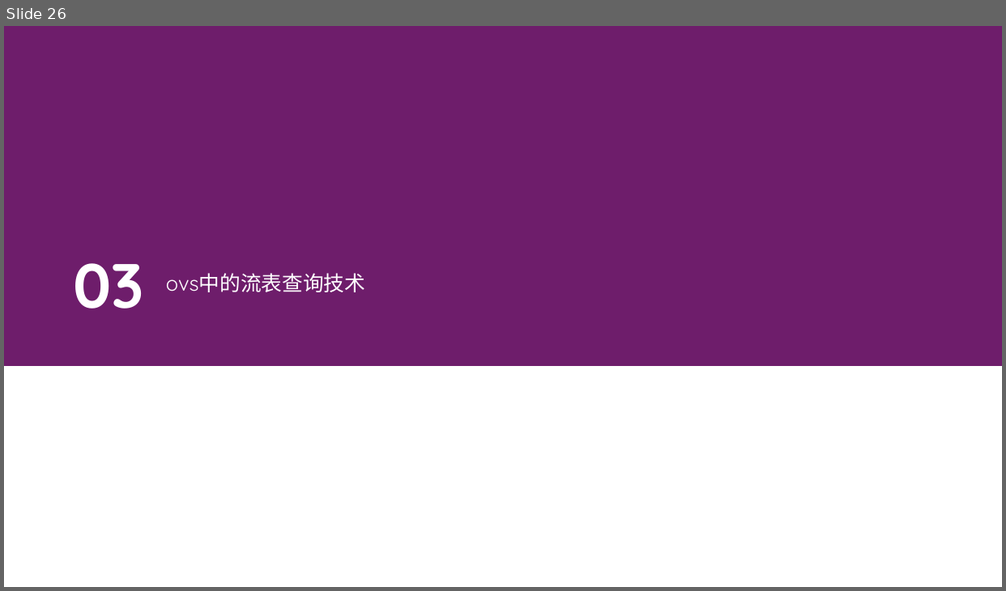
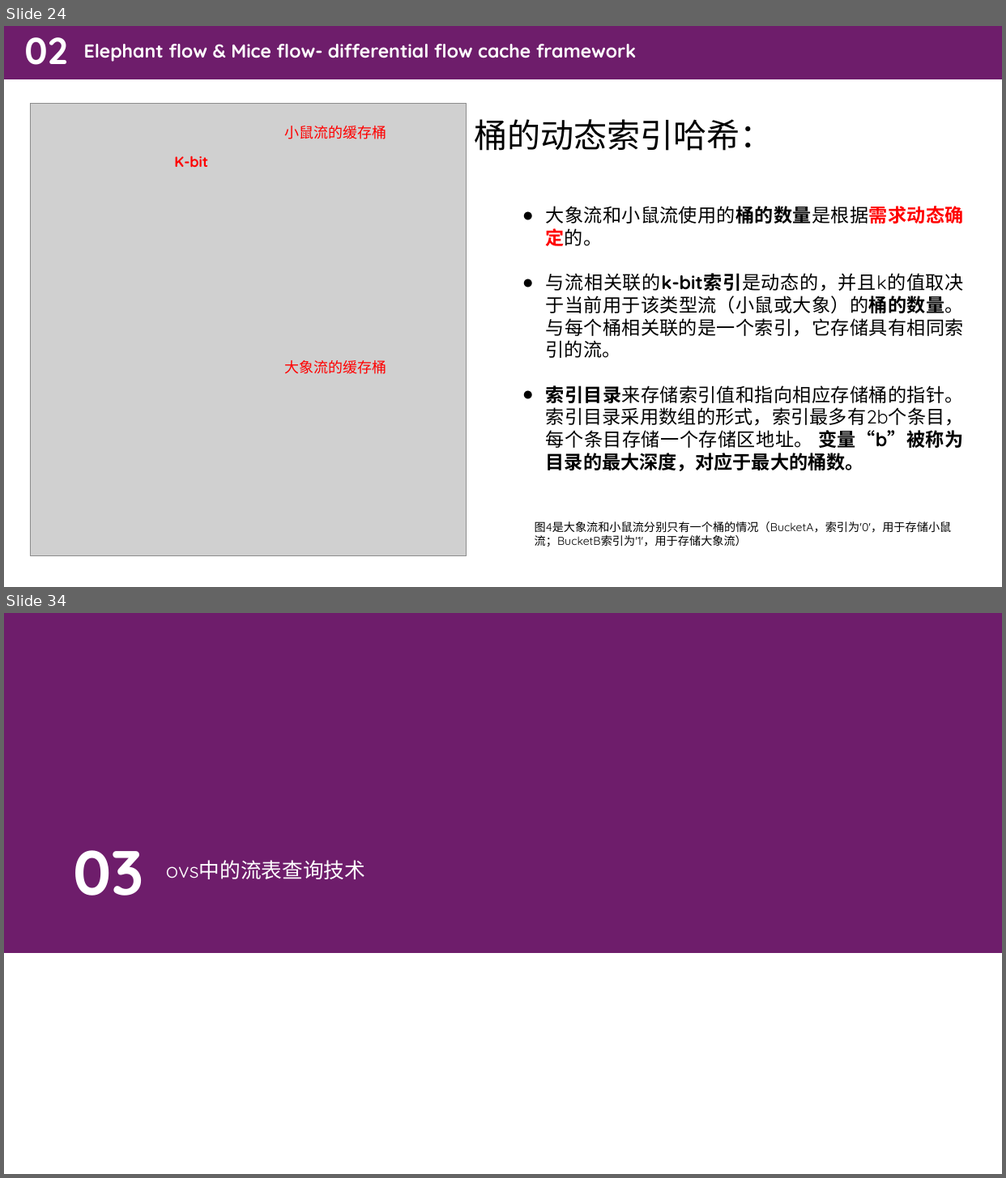
Before and after one commit to zhanghaooo/SDN-homework, a slide deck: homework11_9/SDN流表查询中的cache加速技术调查报告.pptx. Shown one above the other, each under a label of ours: slide 26 before the commit, slides 24 and 34 after it; the slides between them are not shown. The pictures are 1006x591 and 1006x1178 pixels, drawn with LibreOffice and Linux fonts; fonts in the diff are those of the drawing; grey boxes stand for pictures. Boxes give left, top, right and bottom in pixels: in the first picture for what was removed or moved away, otherwise in the second. Text is boxed around its words. In the diff, an @@ line names an element or a change of style, - is before the commit and + after.

```diff
--- a/homework11_9/SDN流表查询中的cache加速技术调查报告.pptx
+++ b/homework11_9/SDN流表查询中的cache加速技术调查报告.pptx
@@ slide 24 added at <box>4,26,1002,587</box>, background #FFFFFF @@
@@ rectangle added at <box>4,26,1002,79</box>, fill #6D1D6B @@
@@ text added at <box>24,37,67,65</box>, 36 pt, text #FFFFFF, bold @@
+02
@@ text added at <box>84,44,637,62</box>, 18 pt, text #FFFFFF, bold @@
+Elephant flow & Mice flow- differential flow cache framework
@@ picture added at <box>31,103,467,557</box> @@
@@ text added at <box>474,119,774,151</box>, 32 pt, text #000000 @@
+桶的动态索引哈希：
@@ text added at <box>285,126,387,139</box>, 14 pt, text #FF0000 @@
+小鼠流的缓存桶
@@ text added at <box>174,156,208,167</box>, 14 pt, text #FF0000, bold @@
+K-bit
@@ text added at <box>546,206,964,472</box>, 18 pt, text #000000 @@
+● 大象流和小鼠流使用的桶的数量是根据需求动态确定的。
+● 与流相关联的k-bit索引是动态的，并且k的值取决于当前用于该类型流（小鼠或大象）的桶的数量。 与每个桶相关联的是一个索引，它存储具有相同索引的流。
+● 索引目录来存储索引值和指向相应存储桶的指针。 索引目录采用数组的形式，索引最多有2b个条目，每个条目存储一个存储区地址。 变量“b”被称为目录的最大深度，对应于最大的桶数。
@@ text added at <box>285,361,387,374</box>, 14 pt, text #FF0000 @@
+大象流的缓存桶
@@ text added at <box>535,522,952,547</box>, 11 pt, text #000000 @@
+图4是大象流和小鼠流分别只有一个桶的情况（BucketA，索引为'0'，用于存储小鼠流；BucketB索引为'1'，用于存储大象流）
@@ what was slide 26 is now slide 34 @@
```
Also in this commit, not shown: 7 slides changed, 17 other slides added, 9 slides removed, 1 other file.
